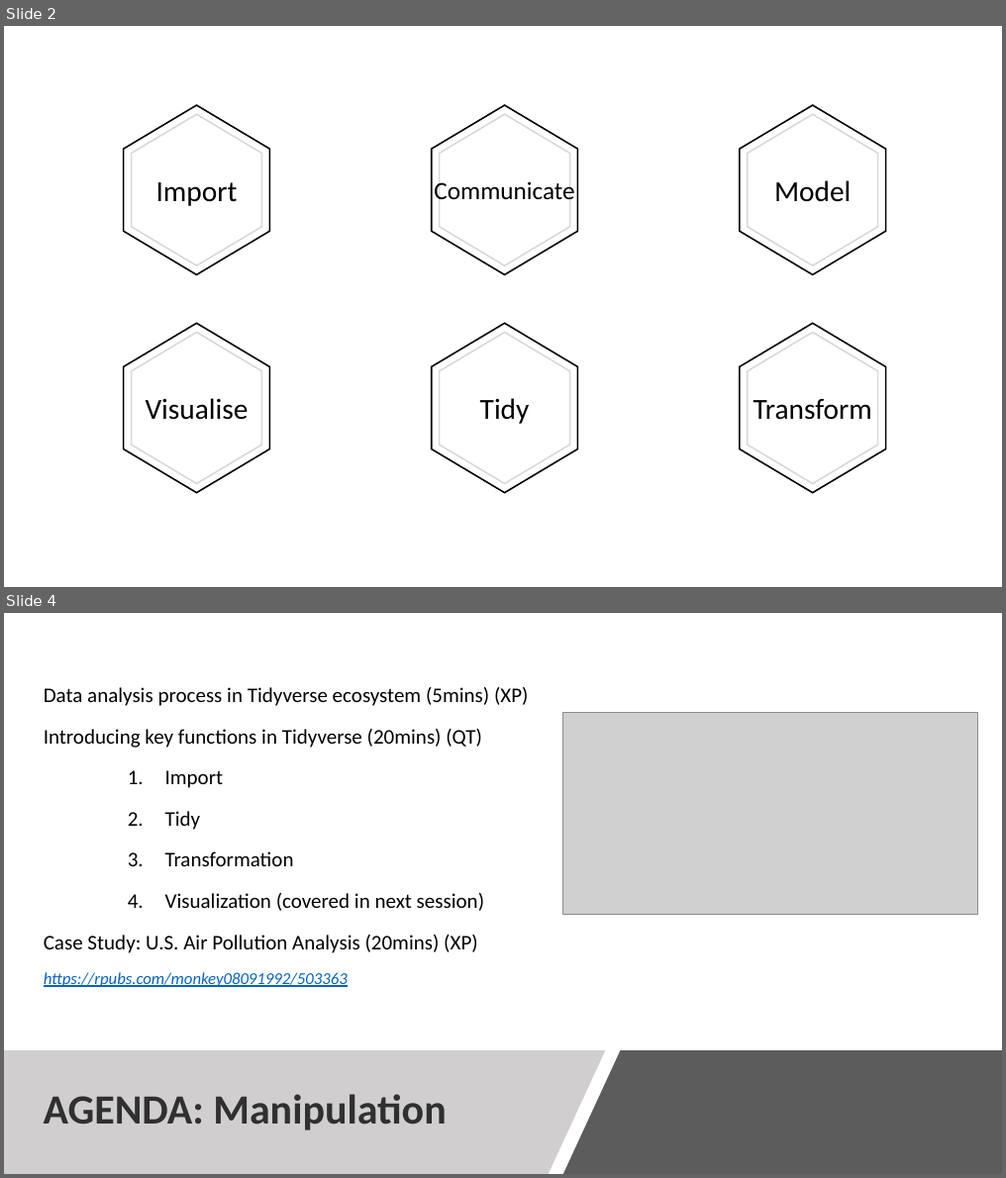
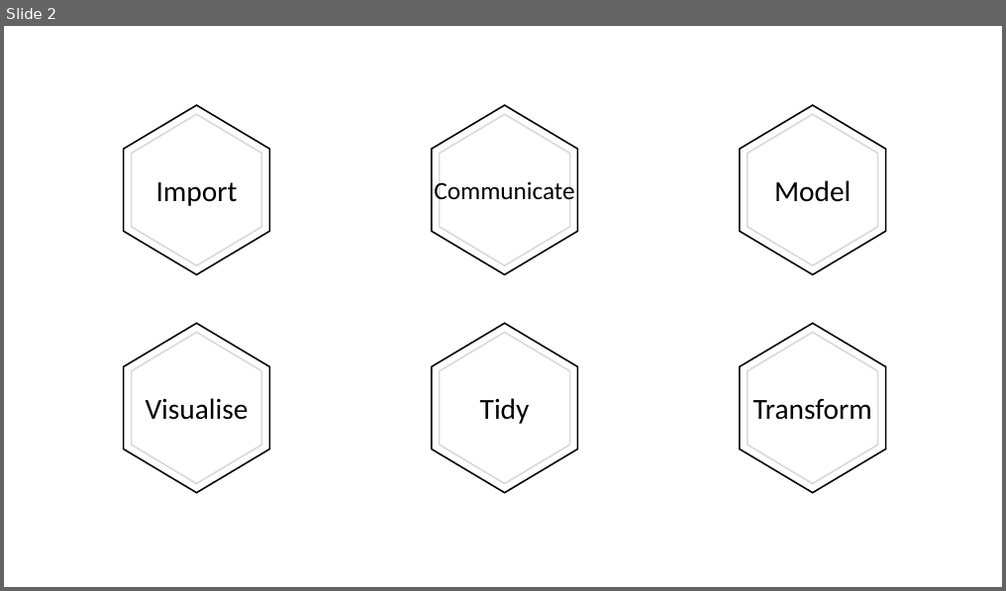
Before and after one commit to ptlxuan89/tidyverse_201912, a slide deck: Tidyverse presentation.pptx. Shown one above the other, each under a label of ours: slides 2 and 4 before the commit, slide 2 after it; the slides between them are not shown. The pictures are 1006x1178 and 1006x591 pixels, drawn with LibreOffice and Linux fonts; fonts in the diff are those of the drawing; grey boxes stand for pictures. Boxes give left, top, right and bottom in pixels: in the first picture for what was removed or moved away, otherwise in the second. Text is boxed around its words. In the diff, an @@ line names an element or a change of style, - is before the commit and + after.

```diff
--- a/Tidyverse presentation.pptx
+++ b/Tidyverse presentation.pptx
@@ slide 4 removed at [4,613,1002,1174], background #FFFFFF @@
@@ text removed at [44,687,528,987] @@
-Data analysis process in Tidyverse ecosystem (5mins) (XP)
-Introducing key functions in Tidyverse (20mins) (QT)
-    1. Import
-    2. Tidy
-    3. Transformation
-    4. Visualization (covered in next session)
-Case Study: U.S. Air Pollution Analysis (20mins) (XP)
-https://rpubs.com/monkey08091992/503363
@@ picture removed at [563,713,978,915] @@
@@ freeform shape removed at [4,1051,605,1174] @@
@@ freeform shape removed at [563,1051,1002,1174] @@
@@ text removed at [44,1094,446,1131] @@
-AGENDA: Manipulation
```
Also in this commit, not shown: 6 slides changed, 16 slides added, 3 other slides removed, 3 other files.
